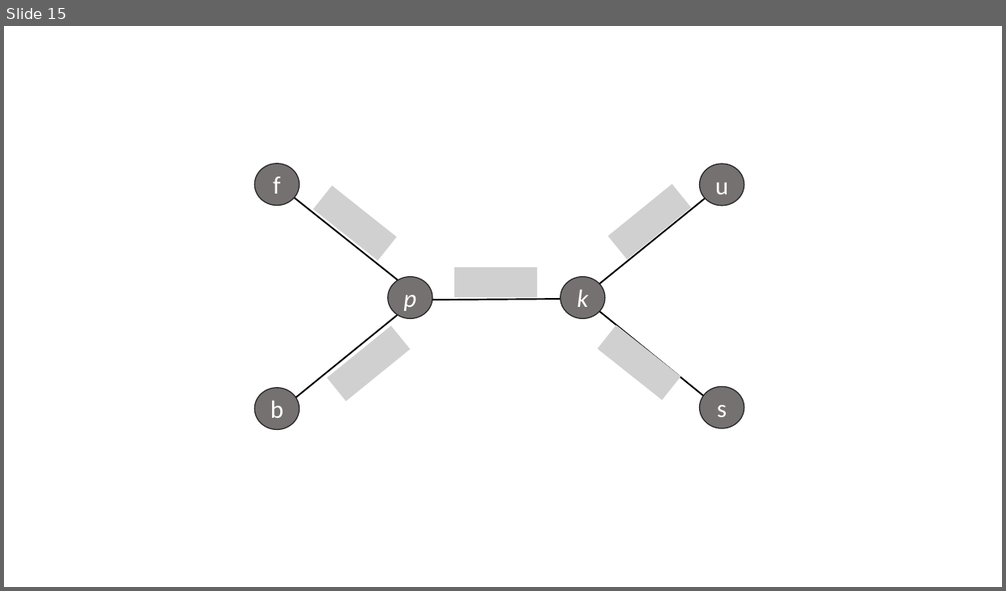
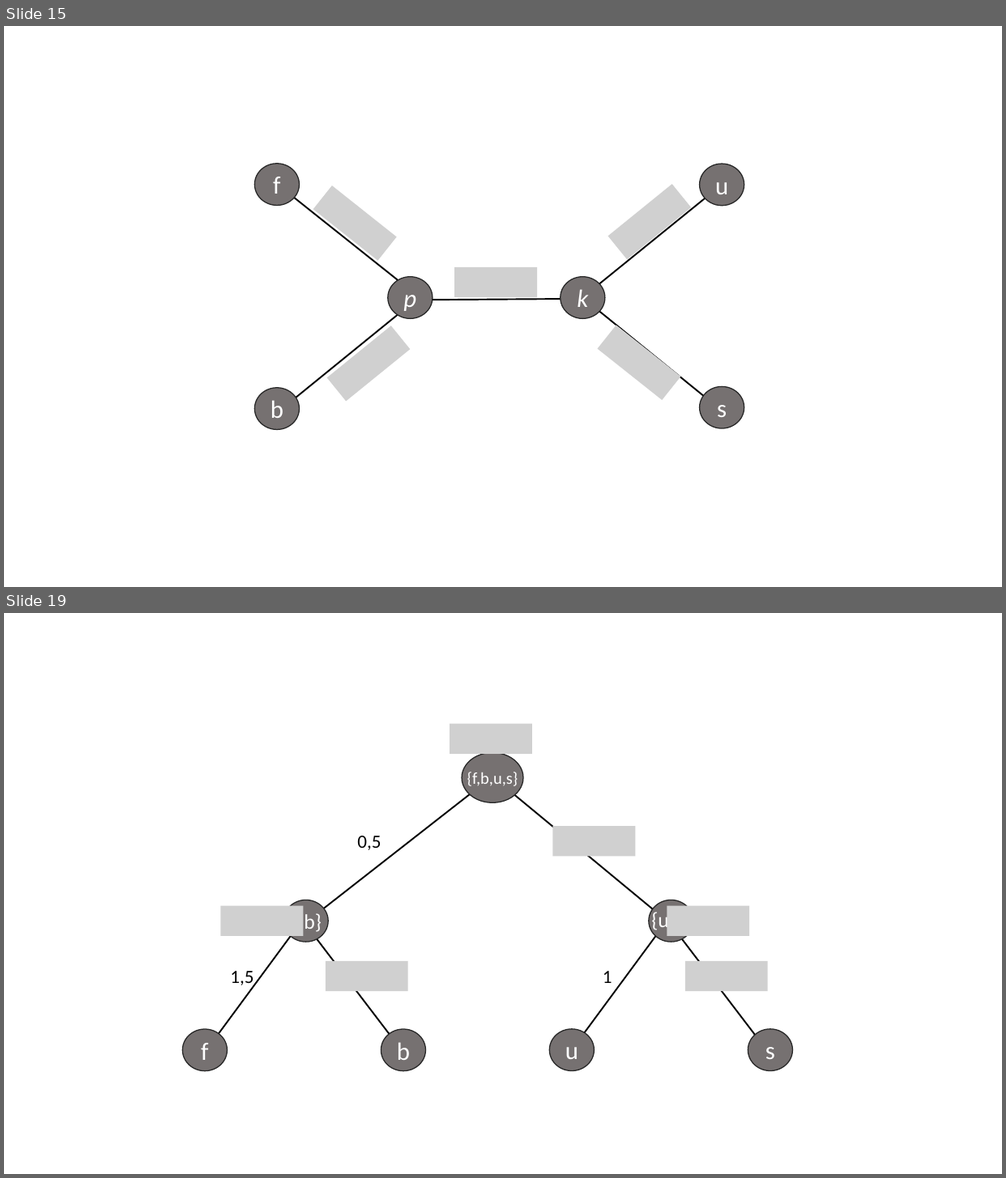
Before and after one commit to mtortoli/Thesis, a slide deck: unroteed_tree_created_by_figure_5.pptx. Shown one above the other, each under a label of ours: slide 15 before the commit, slides 15 and 19 after it; the slides between them are not shown. The pictures are 1006x591 and 1006x1178 pixels, drawn with LibreOffice and Linux fonts; fonts in the diff are those of the drawing; grey boxes stand for pictures. Boxes give left, top, right and bottom in pixels: in the first picture for what was removed or moved away, otherwise in the second. Text is boxed around its words. In the diff, an @@ line names an element or a change of style, - is before the commit and + after.

```diff
--- a/unroteed_tree_created_by_figure_5.pptx
+++ b/unroteed_tree_created_by_figure_5.pptx
@@ slide 19 added at (x1=4, y1=613, x2=1002, y2=1174), background #FFFFFF @@
@@ picture added at (x1=450, y1=724, x2=532, y2=754) @@
@@ ellipse added at (x1=462, y1=753, x2=523, y2=803), fill #767171, outline #262626 1 pt @@
@@ line added from (308, 922) to (492, 777), #000000 1.5 pt @@
@@ text added at (x1=467, y1=772, x2=518, y2=786), 16 pt, text #FFFFFF @@
+{f,b,u,s}
@@ line added from (493, 777) to (667, 922), #000000 1.5 pt @@
@@ picture added at (x1=552, y1=826, x2=635, y2=856) @@
@@ text added at (x1=357, y1=836, x2=381, y2=850), 18 pt, text #000000 @@
+0,5
@@ ellipse added at (x1=283, y1=901, x2=328, y2=943), fill #767171, outline #262626 1 pt @@
@@ ellipse added at (x1=649, y1=901, x2=693, y2=943), fill #767171, outline #262626 1 pt @@
@@ line added from (206, 1050) to (302, 922), #000000 1.5 pt @@
@@ picture added at (x1=221, y1=905, x2=304, y2=935) @@
@@ text added at (x1=288, y1=912, x2=322, y2=934), 20 pt, text #FFFFFF @@
+{f,b}
@@ line added from (403, 1052) to (305, 924), #000000 1.5 pt @@
@@ line added from (572, 1050) to (667, 922), #000000 1.5 pt @@
@@ text added at (x1=651, y1=910, x2=688, y2=932), 20 pt, text #FFFFFF @@
+{u,s}
@@ picture added at (x1=667, y1=905, x2=750, y2=935) @@
@@ line added from (768, 1052) to (671, 924), #000000 1.5 pt @@
@@ text added at (x1=230, y1=971, x2=253, y2=988), 18 pt, text #000000 @@
+1,5
@@ picture added at (x1=326, y1=961, x2=408, y2=991) @@
@@ text added at (x1=603, y1=971, x2=612, y2=983), 18 pt, text #000000 @@
+1
@@ picture added at (x1=685, y1=961, x2=768, y2=991) @@
@@ ellipse added at (x1=182, y1=1029, x2=227, y2=1071), fill #767171, outline #262626 1 pt, 24 pt, text #FFFFFF @@
+f
@@ ellipse added at (x1=381, y1=1029, x2=426, y2=1071), fill #767171, outline #262626 1 pt, 24 pt, text #FFFFFF @@
+b
@@ ellipse added at (x1=550, y1=1029, x2=594, y2=1071), fill #767171, outline #262626 1 pt, 24 pt, text #FFFFFF @@
+u
@@ ellipse added at (x1=748, y1=1029, x2=793, y2=1071), fill #767171, outline #262626 1 pt, 24 pt, text #FFFFFF @@
+s
```
Also in this commit, not shown: 3 other slides added, 10 other files.
